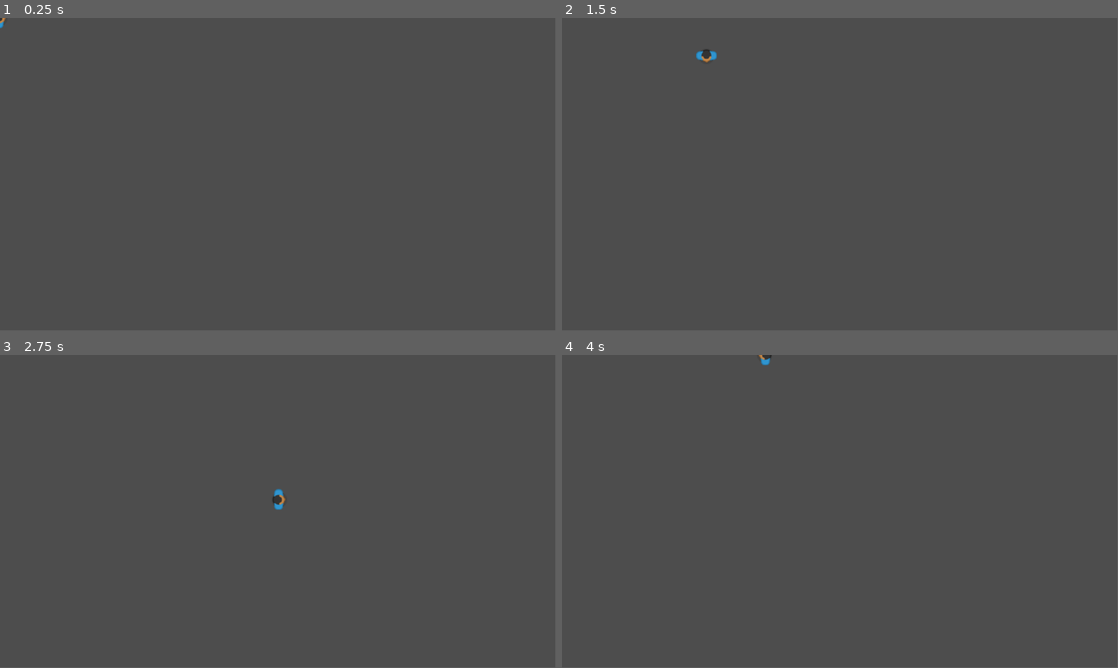
Above: before the commit, frames 1-4 (two rows, left to right).
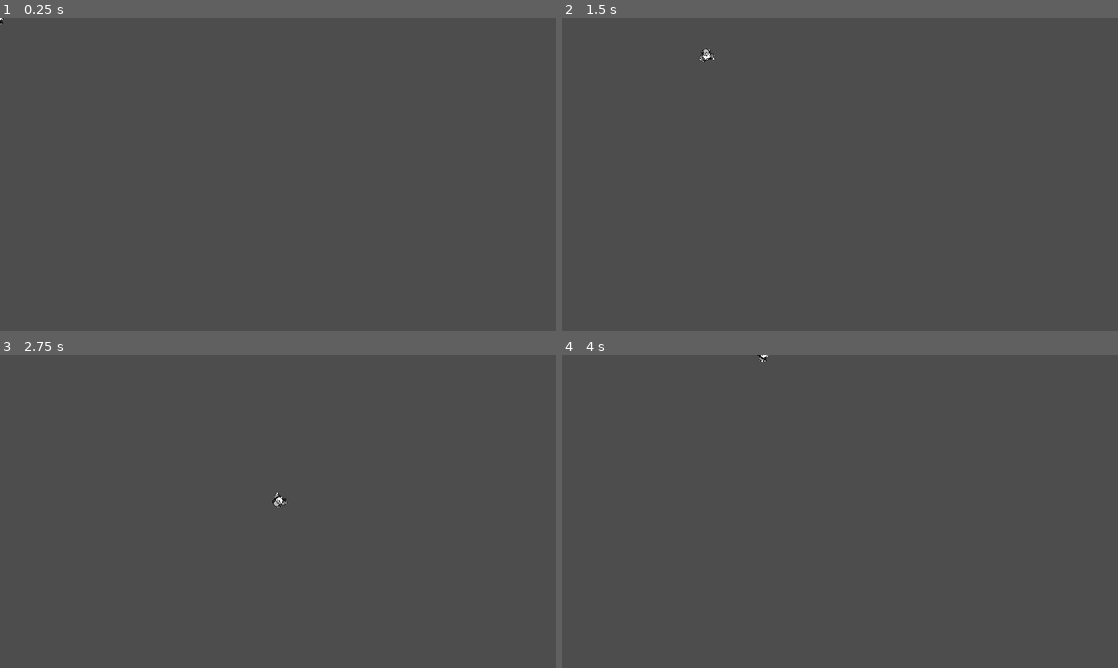
Above: after the commit, the same moments.

Repository: KeichiTS/Ludum_Dare_54
Game: Godot game, scene res://Player/player.tscn
Two runs of this game, one before a commit and one after it. Both use one fixed random seed, a clock stepped at 60 frames per second and the inputs below.
Inputs (mouse positions are in pixels of both pictures, inside the frame that each line leads up to):
- Up to frame 1 (0.25 s): no input
- Up to frame 2 (1.5 s): tap Enter at 0.5 s; move the mouse to (962, 158) at 0.52 s; hold Right (ui_right) 0.53-1.28 s; move the mouse to (728, 190) at 1.27 s; hold Down (ui_down) from 1.28 s (still down)
- Up to frame 3 (2.75 s): move the mouse to (333, 442) at 2.02 s; release Down (ui_down) at 2.03 s; hold Right (ui_right) from 2.03 s (still down)
- Up to frame 4 (4 s): move the mouse to (812, 574) at 2.77 s; release Right (ui_right) at 2.78 s; hold Up (ui_up) 2.78-3.53 s; move the mouse to (1006, 558) at 3.52 s; hold Left (ui_left) from 3.53 s (still down)
In our replay, the window is 799x449 before the commit and 800x450 after it. These sizes can differ from the game's own. Grey fills any space a smaller window leaves; there, only what the larger window draws over its background counts as a difference.

The runs differ from the first frame. In frame 1, less than 0.1% of the frame differs, in the area x 0-1%, y 0-4%; in frame 2, 0.1%; in frame 3, 0.1%, in the area x 49-52%, y 42-50%; in frame 4, less than 0.1%.

Commit message:
light_system

Diff:
--- a/Player/Scripts/Player.gd
+++ b/Player/Scripts/Player.gd
@@ -18,29 +18,33 @@
 	move_and_slide()
 
 	####changing face
-	if velocity.x > 0 and velocity.y == 0:
-		rotation = 0
 
-	elif velocity.x < 0 and velocity.y == 0:
-		rotation = PI
+	look_at(get_global_mouse_position())
 
-	elif velocity.x == 0 and velocity.y > 0:
-		rotation = PI/2
 
-	elif velocity.x == 0 and velocity.y < 0:
-		rotation = -PI/2
-
-	elif velocity.x > 0 and velocity.y > 0:
-		rotation = PI/4
-
-	elif velocity.x > 0 and velocity.y < 0:
-		rotation = -PI/4
-
-	elif velocity.x < 0 and velocity.y > 0:
-		rotation = 3 * PI / 4
-
-	elif velocity.x < 0  and velocity.y < 0:
-		rotation = 4 * PI / 3
+#	if velocity.x > 0 and velocity.y == 0:
+#		rotation = 0
+#
+#	elif velocity.x < 0 and velocity.y == 0:
+#		rotation = PI
+#
+#	elif velocity.x == 0 and velocity.y > 0:
+#		rotation = PI/2
+#
+#	elif velocity.x == 0 and velocity.y < 0:
+#		rotation = -PI/2
+#
+#	elif velocity.x > 0 and velocity.y > 0:
+#		rotation = PI/4
+#
+#	elif velocity.x > 0 and velocity.y < 0:
+#		rotation = -PI/4
+#
+#	elif velocity.x < 0 and velocity.y > 0:
+#		rotation = 3 * PI / 4
+#
+#	elif velocity.x < 0  and velocity.y < 0:
+#		rotation = 4 * PI / 3
 
 
 
--- a/Player/player.tscn
+++ b/Player/player.tscn
@@ -1,7 +1,8 @@
-[gd_scene load_steps=4 format=3 uid="uid://dw8b6a4s0lmqd"]
+[gd_scene load_steps=5 format=3 uid="uid://dw8b6a4s0lmqd"]
 
 [ext_resource type="Script" path="res://Player/Scripts/Player.gd" id="1_4srqw"]
-[ext_resource type="Texture2D" uid="uid://c5bkyioemxs7k" path="res://Holder_sprites/PNG/Man Blue/manBlue_stand.png" id="2_0wi0l"]
+[ext_resource type="Texture2D" uid="uid://ddbssg1pduhoh" path="res://assets/EXPLORER-Sheet.png" id="2_naqoe"]
+[ext_resource type="Texture2D" uid="uid://co1g30s0pbiua" path="res://assets/light_2.png" id="3_23mup"]
 
 [sub_resource type="CircleShape2D" id="CircleShape2D_bv64l"]
 radius = 29.1204
@@ -10,10 +11,17 @@
 script = ExtResource("1_4srqw")
 
 [node name="sprite" type="Sprite2D" parent="."]
-texture = ExtResource("2_0wi0l")
+texture = ExtResource("2_naqoe")
+hframes = 2
 
 [node name="shape" type="CollisionShape2D" parent="."]
 position = Vector2(-4, 0)
 shape = SubResource("CircleShape2D_bv64l")
 
 [node name="anim" type="AnimationPlayer" parent="."]
+
+[node name="light" type="PointLight2D" parent="."]
+scale = Vector2(2, 2)
+energy = 0.6
+shadow_enabled = true
+texture = ExtResource("3_23mup")
--- a/Scenes/map.tscn
+++ b/Scenes/map.tscn
@@ -1,27 +1,54 @@
-[gd_scene load_steps=5 format=3 uid="uid://c6muxatkdqiwd"]
+[gd_scene load_steps=7 format=3 uid="uid://c6muxatkdqiwd"]
 
 [ext_resource type="Texture2D" uid="uid://gmw2n5v850fb" path="res://Holder_sprites/PNG/Tiles/tile_333.png" id="1_7h3pu"]
 [ext_resource type="PackedScene" uid="uid://dw8b6a4s0lmqd" path="res://Player/player.tscn" id="2_bu5nw"]
+[ext_resource type="Texture2D" uid="uid://cktsikhigqfqp" path="res://assets/light.png" id="3_mocbe"]
+
+[sub_resource type="OccluderPolygon2D" id="OccluderPolygon2D_517eh"]
+polygon = PackedVector2Array(-32, -32, 32, -32, 32, 32, -32, 32)
 
 [sub_resource type="TileSetAtlasSource" id="TileSetAtlasSource_1ntmr"]
 texture = ExtResource("1_7h3pu")
 texture_region_size = Vector2i(64, 64)
 0:0/0 = 0
+0:0/0/occlusion_layer_0/polygon = SubResource("OccluderPolygon2D_517eh")
 0:0/0/physics_layer_0/linear_velocity = Vector2(0, 0)
 0:0/0/physics_layer_0/angular_velocity = 0.0
 0:0/0/physics_layer_0/polygon_0/points = PackedVector2Array(-32, -32, 32, -32, 32, 32, -32, 32)
 
 [sub_resource type="TileSet" id="TileSet_a1aqt"]
 tile_size = Vector2i(64, 64)
+occlusion_layer_0/light_mask = 1
 physics_layer_0/collision_layer = 1
 sources/1 = SubResource("TileSetAtlasSource_1ntmr")
 
 [node name="Map" type="Node2D"]
 
+[node name="ColorRect" type="ColorRect" parent="."]
+offset_right = 1154.0
+offset_bottom = 647.0
+
 [node name="TileMap" type="TileMap" parent="."]
 tile_set = SubResource("TileSet_a1aqt")
 format = 2
-layer_0/tile_data = PackedInt32Array(0, 1, 0, 1, 1, 0, 2, 1, …(831 unchanged characters)… 196618, 1, 0, 262154, 1, 0, 262155, 1, 0)
+layer_0/tile_data = PackedInt32Array(0, 1, 0, 1, 1, 0, 2, 1, …(831 unchanged characters)… 196618, 1, 0, 262154, 1, 0, 262155, 1, 0, 262148, 1, 0)
 
 [node name="Player" parent="." instance=ExtResource("2_bu5nw")]
 position = Vector2(336, 200)
+
+[node name="CanvasModulate" type="CanvasModulate" parent="."]
+color = Color(0, 0, 0, 0.929412)
+
+[node name="PointLight2D" type="PointLight2D" parent="."]
+position = Vector2(277, 643)
+rotation = -1.5708
+scale = Vector2(2, 1)
+energy = 0.2
+texture = ExtResource("3_mocbe")
+
+[node name="PointLight2D2" type="PointLight2D" parent="."]
+position = Vector2(795, 623)
+rotation = -1.5708
+scale = Vector2(2, 1)
+energy = 0.2
+texture = ExtResource("3_mocbe")
--- a/project.godot
+++ b/project.godot
@@ -14,3 +14,11 @@
 run/main_scene="res://Player/player.tscn"
 config/features=PackedStringArray("4.1", "Forward Plus")
 config/icon="res://icon.svg"
+
+[display]
+
+window/stretch/mode="canvas_items"
+
+[rendering]
+
+textures/canvas_textures/default_texture_filter=0
Binary file added: assets/BARATA-Sheet.png
Not shown, added: assets/BARATA-Sheet.png.import
Binary file added: assets/EXPLORER-Sheet.png
Not shown, added: assets/EXPLORER-Sheet.png.import
Binary file added: assets/Novo Projeto.png
Not shown, added: assets/Novo Projeto.png.import
Binary file added: assets/light.png
Not shown, added: assets/light.png.import
Binary file added: assets/light_2.png
Not shown, added: assets/light_2.png.import
Not shown, added: assets/Light2.psd
